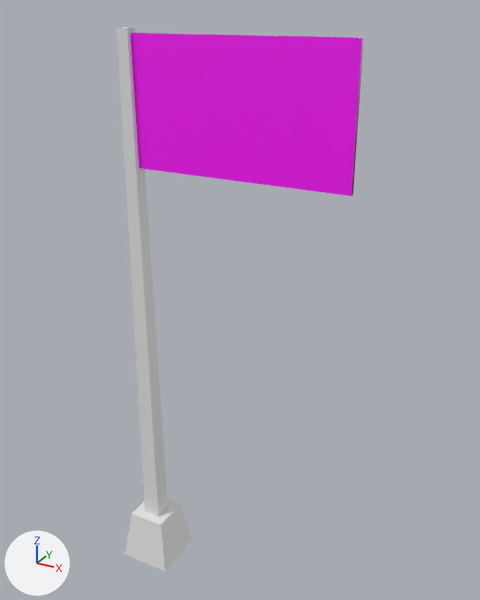
Two versions of the Blender file _temporary/AND_flag.blend, one commit apart.
Rendered twice from a camera (50 mm lens) standing at (6.6, -8.51, 10.26) and looking at (1.68, 0.45, 5.78). Lighting does not change. The marker at lower left points along +X, +Y and +Z.
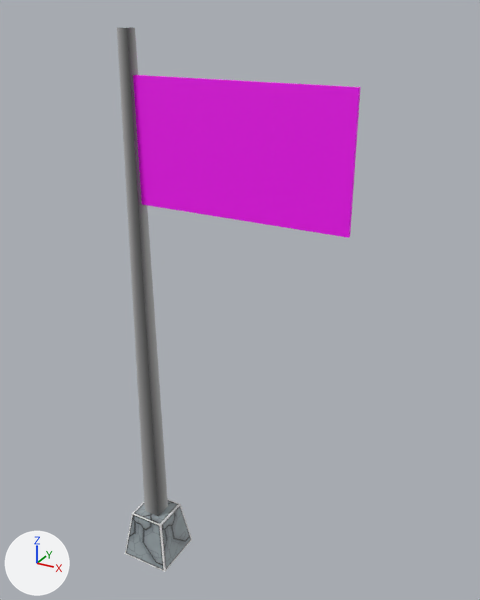
Pixel boxes [x1, y1, x2, y2] of what changed, in the pictures (480 x 600 px):
```json
{"object": "Cube.003", "change": "surface changed, moved", "before": [273, 36, 364, 196], "after": [272, 83, 361, 238]}
{"object": "Cube.002", "change": "moved", "before": [199, 34, 276, 186], "after": [200, 79, 275, 225]}
{"object": "Cube", "change": "recoloured, surface changed", "before": [117, 27, 192, 572], "after": [117, 27, 192, 572]}
{"object": "Cube.001", "change": "moved", "before": [130, 33, 202, 176], "after": [133, 75, 203, 214]}
{"part": 1, "of": "me_cube_005", "change": "surface changed", "before": [306, 36, 364, 195], "after": [284, 83, 361, 237]}
{"part": 2, "of": "me_cube", "change": "surface changed", "before": [117, 28, 168, 516], "after": [117, 28, 168, 516]}
```

Edits to the scene script, one JSON object a line:
```json
{"block": "me_cube_005", "where": "me_cube_005.from_pydata(...)  # 8 vertices, 6 faces; spans x 4.95..7.33, y -0.06..0.06, z 14.84..18.84"}
{"block": "me_cube_005", "where": "# used by ob_cube_003; parent = ob_cube_002; location = (0.0, 0.0, 0.5); scale = (0.5, 0.5, 0.5)"}
{"block": "me_cube_005", "change": "me_cube_005 part 1: texture (UV) coordinates of 4 of 6 faces, centred in x 4.95..7.33, y 0.0, z 14.84..18.84, changed; they spanned u 0.27..0.32, v 0.94..0.99 and now span u 0.05..0.1, v 0.32..0.37"}
{"block": "me_cube", "where": "me_cube.from_pydata(...)  # 16 vertices, 11 faces; spans x -1.0..1.0, y -1.0..1.0, z -1.0..19.0"}
{"block": "me_cube", "where": "# used by ob_cube; location = (0.0, 0.0, 0.5); scale = (0.5, 0.5, 0.5)"}
{"block": "me_cube", "change": "me_cube part 2: texture (UV) coordinates of 4 of 11 faces, centred in x -0.3..0.3, y -0.3..0.3, z 10.0, changed; they spanned u 0.26..0.32, v 0.94..0.99 and now span u 0.28..0.3, v 0.95..0.97"}
{"op": "add", "block": "me_cube", "code": "me_cube.materials.append(mat_and_flag_bmp)  # picture img_and_flag_bmp"}
{"op": "set", "path": "ob_cube_001.location", "old": "(0.0, 0.0, 0.5)", "new": "(0.0, 0.0, -0.09)"}
```
